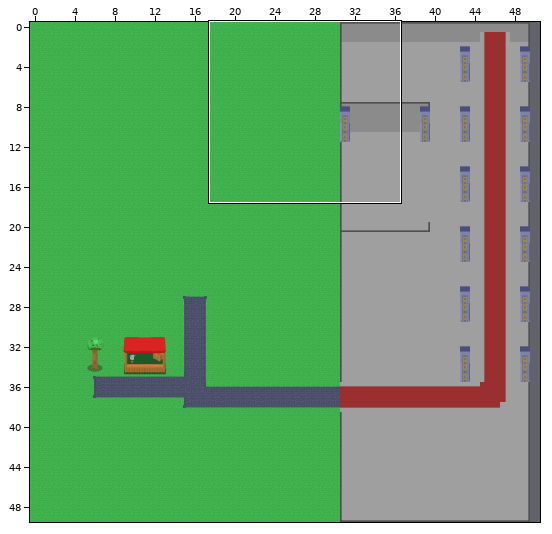
A Tiled map gets an edit: desktop/build/resources/main/mapas/mapa.tmx. Above, an overview of the earlier version with the close-up marked.
Close-up. The starting point:
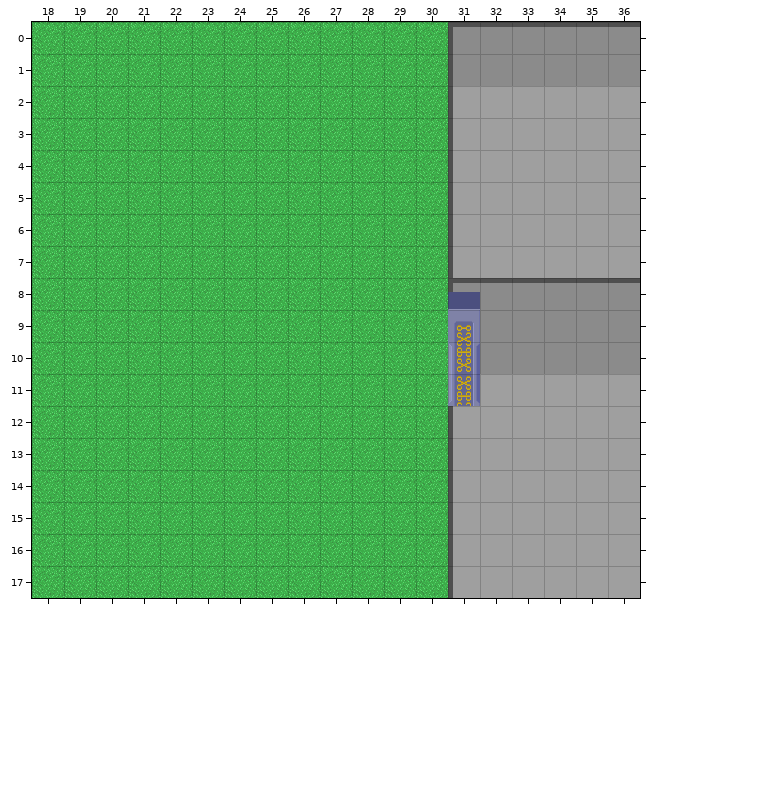
Cells are 32x32 px. Shown: x 18..36, y 0..17. The commit also changed other parts of the map, which this record leaves out.
Now the later version:
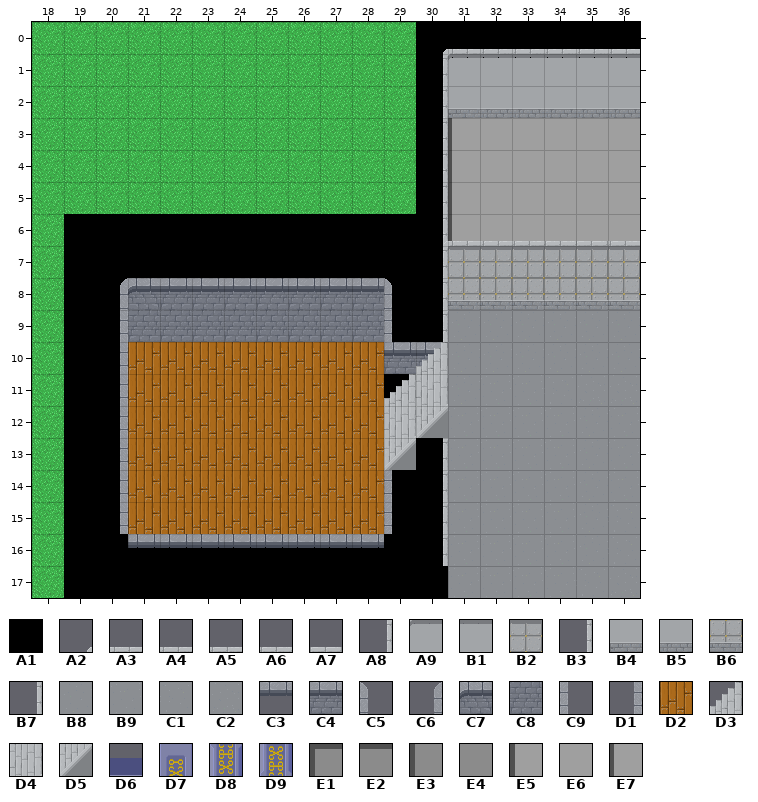
Key: from "algo": A1 0, A2 402, A3 403, A4 404, A5 405, A6 406, A7 407, A8 502, A9 503, B1 504, B2 506, B3 602, B4 603, B5 604, B6 606, B7 702, B8 703, B9 704, C1 706, C2 707, C3 900, C4 902, C5 904, C6 905, C7 906, C8 1002, C9 1004, D1 1005, D2 1101, D3 1105, D4 1205, D5 1305; from "columna": D6 0, D7 1, D8 2, D9 3; from "taller2": E1 0, E2 1, E3 15, E4 16, E5 30, E6 31, E7 54.
__ is an empty cell.
Tiles of an added or newly shown layer are drawn over the layers below it.
Changes in this commit:
Layer "negro" (added):
The edit adds tile A1 in rows 0 to 1 at x 30 to 36; in rows 2 to 5 at x 30; in rows 6 to 7 at x 19 to 30; in rows 8 to 9 at x 19 to 20 and 29 to 30; in row 10 at x 19 to 20; in row 11 at x 19 to 20 and 29.
The edit adds tile A1 in row 12 at x 19 to 20; in row 13 at x 19 to 20 and 30; in rows 14 to 15 at x 19 to 20 and 29 to 30; in rows 16 to 17 at x 19 to 30.
Layer "pisoInterior":
Tile E5 gives way to one hidden under a higher layer in row 7 at x 31.
The edit adds tile A2 in row 0 at x 30.
Tile E1 gives way to tile A3 in row 0 at x 31.
Tile E2 gives way to tile A4 in row 0 at x 32 to 36.
The edit adds tile A8 in row 1 at x 30.
Tile E3 gives way to tile A9 in row 1 at x 31.
Tile E4 gives way to tile B1 in row 1 at x 32 to 36.
The edit adds tile B3 in row 2 at x 30.
Tile E5 gives way to tile B4 in row 2 at x 31.
Tile E6 gives way to tile B5 in row 2 at x 32 to 36.
The edit adds tile B7 in rows 3 to 8 at x 30.
The edit adds tile B8 in row 11 at x 31.
Tile E6 gives way to tile B8 in rows 12 to 16 at x 35.
Tile E5 gives way to tile B9 in rows 12 to 17 at x 31.
Tile E6 gives way to tile B9 in row 11 at x 32 to 33; in rows 12 to 14 at x 32 to 34 and 36; in rows 15 to 17 at x 32 to 34.
Tile E6 gives way to tile C1 in row 11 at x 34; in rows 15 to 16 at x 36; in row 17 at x 35.
Tile E6 gives way to tile C2 in row 11 at x 35 to 36; in row 17 at x 36.
Tile E5 gives way to tile E7 in rows 3 to 6 at x 31.
Layer "habitacionDetalles" (added):
The edit adds tile C4 in row 10 at x 29 to 30.
Layer "taller":
The edit adds tile A2 in row 6 at x 30.
The edit adds tile A3 in row 6 at x 31.
The edit adds tile A4 in row 6 at x 32.
The edit adds tile A5 in row 6 at x 33 and 36.
The edit adds tile A6 in row 6 at x 34.
The edit adds tile A7 in row 6 at x 35.
The edit adds tile A8 in rows 7 to 9 at x 30; in rows 13 to 16 at x 30.
The edit adds tile B2 in row 7 at x 31 to 36.
Tile E1 gives way to tile B6 in row 8 at x 31.
Tile E2 gives way to tile B6 in row 8 at x 32 to 36.
The edit adds tile B8 in rows 9 to 10 at x 31.
The edit adds tile D3 in row 10 at x 30.
The edit adds tile D4 in row 11 at x 30.
The edit adds tile D5 in row 12 at x 30.
Layer "habitacion" (added):
The edit adds tile C3 in row 16 at x 21 to 28.
The edit adds tile C4 in row 8 at x 22 to 28.
The edit adds tile C5 in row 8 at x 29.
The edit adds tile C6 in row 8 at x 20.
The edit adds tile C7 in row 8 at x 21.
The edit adds tile C8 in row 9 at x 21 to 28.
The edit adds tile C9 in row 9 at x 29; in rows 14 to 15 at x 29.
The edit adds tile D1 in rows 9 to 15 at x 20.
The edit adds tile D2 in rows 10 to 15 at x 21 to 28.
The edit adds tile D3 in row 11 at x 29.
The edit adds tile D4 in row 12 at x 29.
The edit adds tile D5 in row 13 at x 29.
Layer "columnas":
Tile D6 is gone in row 8 at x 31.
Tile D7 is gone in row 9 at x 31.
Tile D8 is gone in row 10 at x 31.
Tile D9 is gone in row 11 at x 31.
